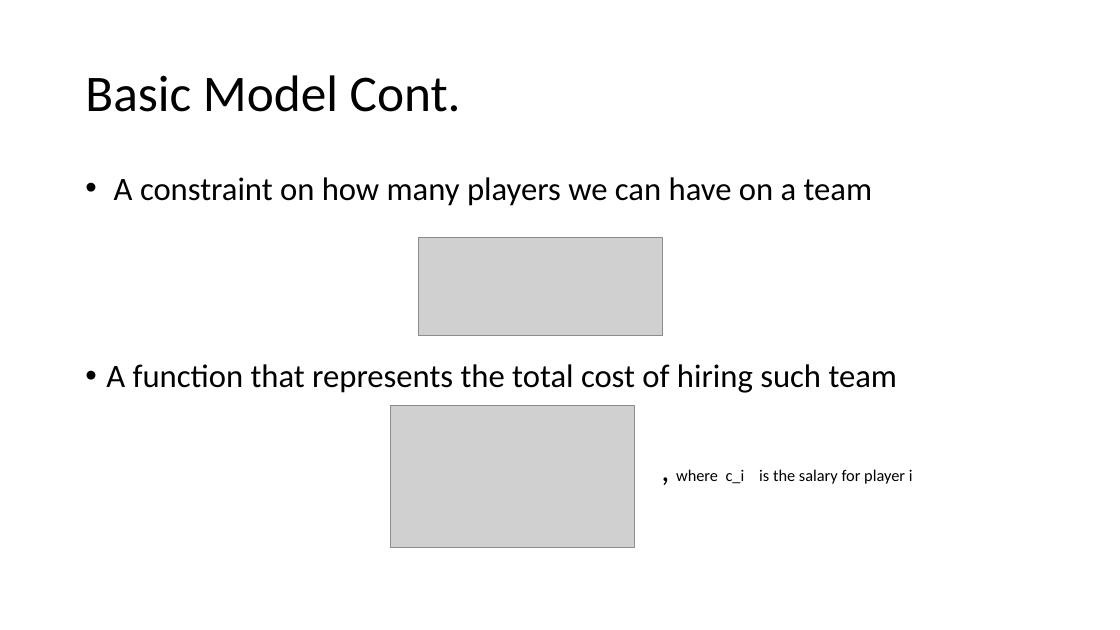
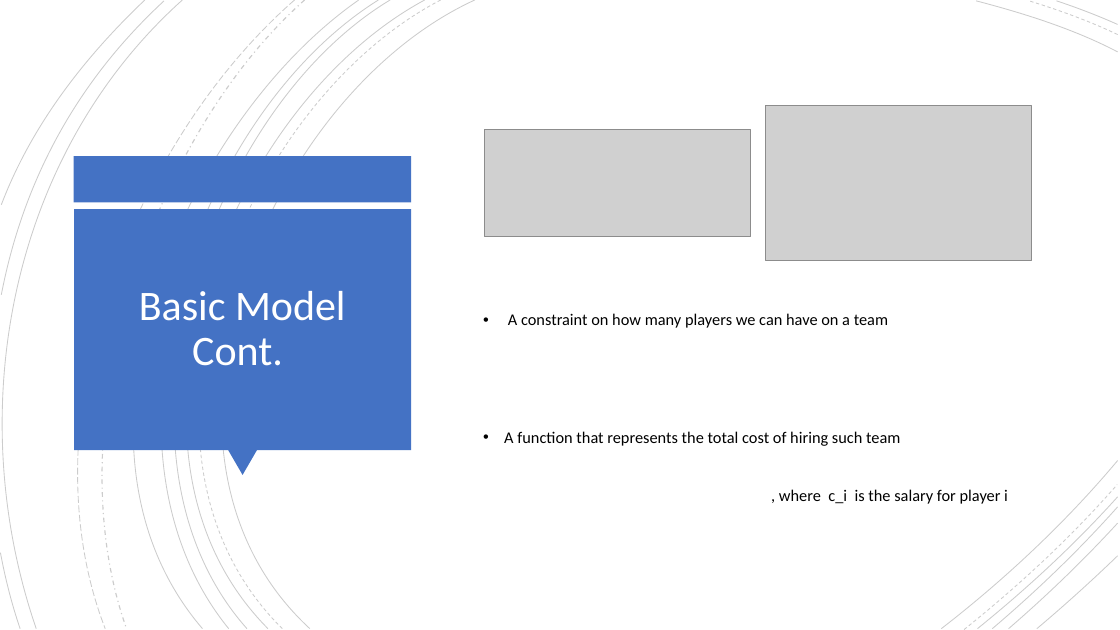
Before and after one commit to Math441Iguess/Math441NBAStuff, a slide deck: slide 8 of Creating a Championship Winning NBA Team (1).pptx. Drawn at 1120x630 pixels with LibreOffice and Linux fonts; fonts in the diff are those of the drawing; grey boxes stand for pictures. Boxes give left, top, right and bottom in pixels: in the first picture for what was removed or moved away, otherwise in the second. Text is boxed around its words. In the diff, an @@ line names an element or a change of style, - is before the commit and + after.

```diff
--- a/Creating a Championship Winning NBA Team (1).pptx
+++ b/Creating a Championship Winning NBA Team (1).pptx
@@ group added at [0, 0, 1118, 630]: 21 freeform shapes @@
@@ rectangle added at [470, 74, 1046, 292], fill #FFFFFF @@
@@ picture: place and size @@
-picture at [391, 406, 634, 547]
+picture at [765, 106, 1032, 260]
@@ picture: place and size @@
-picture at [418, 238, 662, 336]
+picture at [485, 129, 751, 237]
@@ rectangle added at [74, 156, 412, 202], fill #4472C4 @@
@@ rectangle added at [74, 209, 411, 450], fill #4472C4 @@
@@ title "Basic Model Cont.": place and size @@
-title "Basic Model Cont." at [85, 75, 461, 112]
+title "Basic Model Cont." at [139, 291, 346, 366]
@@ title "Basic Model Cont." at [139, 291, 346, 366]: size 44 to 36 pt, text colour #000000 to #FFFFFF; alignment left to centre @@
@@ text "A constraint on how many ...": place and size @@
-text "A constraint on how many ..." at [106, 177, 913, 484]
+text "A constraint on how many ..." at [504, 313, 1008, 504]
@@ text "A constraint on how many ..." at [504, 313, 1008, 504]: size 28 to 14 pt in "A constraint on how many players we ...", "A function that represents the total cost ...", ","; vertical alignment top to middle @@
@@ triangle added at [228, 450, 257, 476], fill #4472C4 @@
```
Also in this commit, not shown: 13 other slides changed.
